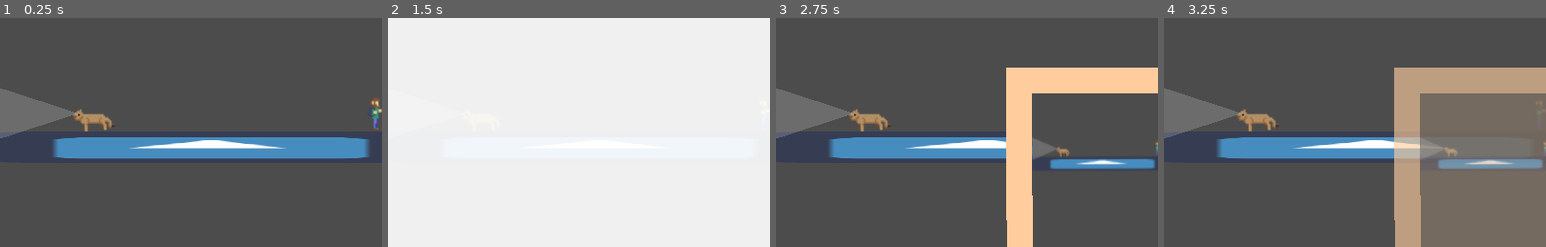
Above: before the commit, frames 1-4 (left to right).
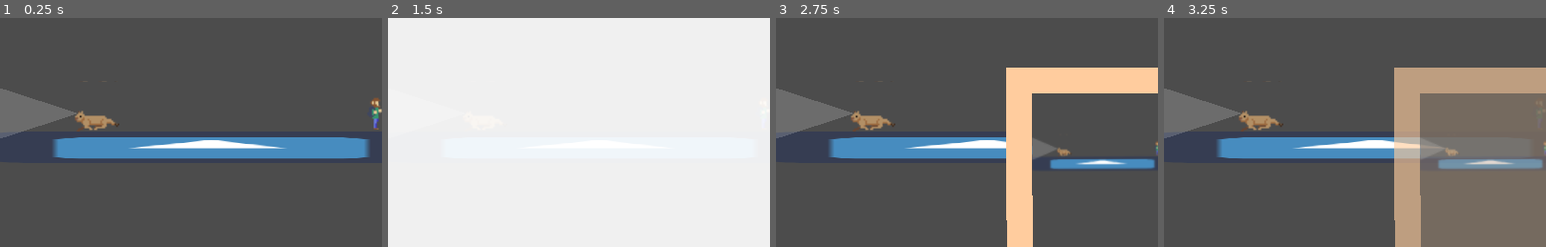
Above: after the commit, the same moments.

Repository: UHSGDC/Photographers-Hike
Game: Godot game, scene res://Minigames/StealthPlatformer/Cave.tscn
Same seed, same stepped clock (60 frames per second), same inputs: the game is played once before the commit and once after it. This scene is started directly instead of the project's main scene. The engine's default icon, where the game draws it, is replaced by a stand-in: a white triangle on a blue panel in a dark square.
Inputs (mouse positions are % of the whole screen's width and height, from its top left):
- Up to frame 1 (0.25 s): no input
- Up to frame 2 (1.5 s): tap Enter at 0.5 s; move the mouse to (72, 45) at 0.52 s; hold Ctrl (interact) 0.53-1.28 s; hold D (right) from 0.53 s (still down); tap Space (jump) at 0.77, 1.25 s; move the mouse to (30, 55) at 1.27 s; tap C (take_picture) at 1.35 s
- Up to frame 3 (2.75 s): tap Space (jump) at 1.52 s; tap Enter at 2 s; move the mouse to (60, 28) at 2.02 s; release D (right) at 2.03 s; hold A (left) from 2.03 s (still down); hold Ctrl (interact) from 2.03 s (still down)
- Up to frame 4 (3.25 s): tap Space (jump) at 2.75, 3.02 s; move the mouse to (45, 70) at 2.77 s; release A (left) at 2.78 s; release Ctrl (interact) at 2.78 s; hold D (right) from 2.78 s (still down); tap C (take_picture) at 2.85 s
The pictures show only the part of the screen within x 0-50%, y 6-56%; the shares and areas given below are measured in that part.

The runs differ from the first frame. In frame 1, 0.4% of the frame differs, in the area x 19-32%, y 39-50%; in frame 2, less than 0.1%; in frame 3, 0.4%, in the area x 19-77%, y 39-61%; in frame 4, 0.4%.
Error in both runs: Invalid get index 'dialog_playing' (on base: 'Nil'). (res://Player/PlatformingPlayer.gd:83)

Commit message:
Added Run animation cougar

Diff:
--- a/PhotographersHike/Minigames/StealthPlatformer/Cougar.tscn
+++ b/PhotographersHike/Minigames/StealthPlatformer/Cougar.tscn
@@ -24,6 +24,23 @@
 "transitions": PoolRealArray( 1, 1, 1, 1, 1 ),
 "update": 1,
 "values": [ Vector2( 0, 0 ), Vector2( 1, 0 ), Vector2( 2, 0 ), Vector2( 3, 0 ), Vector2( 4, 0 ) ]
+}
+
+[sub_resource type="Animation" id=4]
+resource_name = "Run"
+length = 0.8
+loop = true
+tracks/0/type = "value"
+tracks/0/path = NodePath("Sprite:frame_coords")
+tracks/0/interp = 1
+tracks/0/loop_wrap = true
+tracks/0/imported = false
+tracks/0/enabled = true
+tracks/0/keys = {
+"times": PoolRealArray( 0, 0.1, 0.2, 0.3, 0.4, 0.5, 0.6, 0.7, 0.8 ),
+"transitions": PoolRealArray( 1, 1, 1, 1, 1, 1, 1, 1, 1 ),
+"update": 1,
+"values": [ Vector2( 0, 5 ), Vector2( 1, 5 ), Vector2( 2, 5 ), Vector2( 3, 5 ), Vector2( 4, 5 ), Vector2( 5, 5 ), Vector2( 6, 5 ), Vector2( 7, 5 ), Vector2( 8, 5 ) ]
 }
 
 [node name="Cougar" type="KinematicBody2D"]
@@ -52,7 +69,7 @@
 flip_h = true
 hframes = 13
 vframes = 6
-frame = 3
+frame = 69
 
 [node name="VisionCone" type="Area2D" parent="."]
 position = Vector2( -8, -6 )
@@ -103,6 +120,7 @@
 
 [node name="AnimationPlayer" type="AnimationPlayer" parent="."]
 anims/Jump = SubResource( 3 )
+anims/Run = SubResource( 4 )
 
 [connection signal="body_entered" from="VisionCone" to="." method="_on_VisionCone_body_entered"]
 [connection signal="body_entered" from="SleepingDetection" to="." method="_on_SleepingDetection_body_entered"]
--- a/PhotographersHike/project.godot
+++ b/PhotographersHike/project.godot
@@ -184,6 +184,10 @@
 2d_physics/layer_9="WindZoneDetection"
 2d_physics/layer_10="RockClimbingRocks"
 
+[mono]
+
+project/assembly_name="PhotographersHike"
+
 [physics]
 
 common/enable_pause_aware_picking=true
Not shown: 1 places in PhotographersHike/Minigames/StealthPlatformer/Cougar.tscn that only renumber resources
